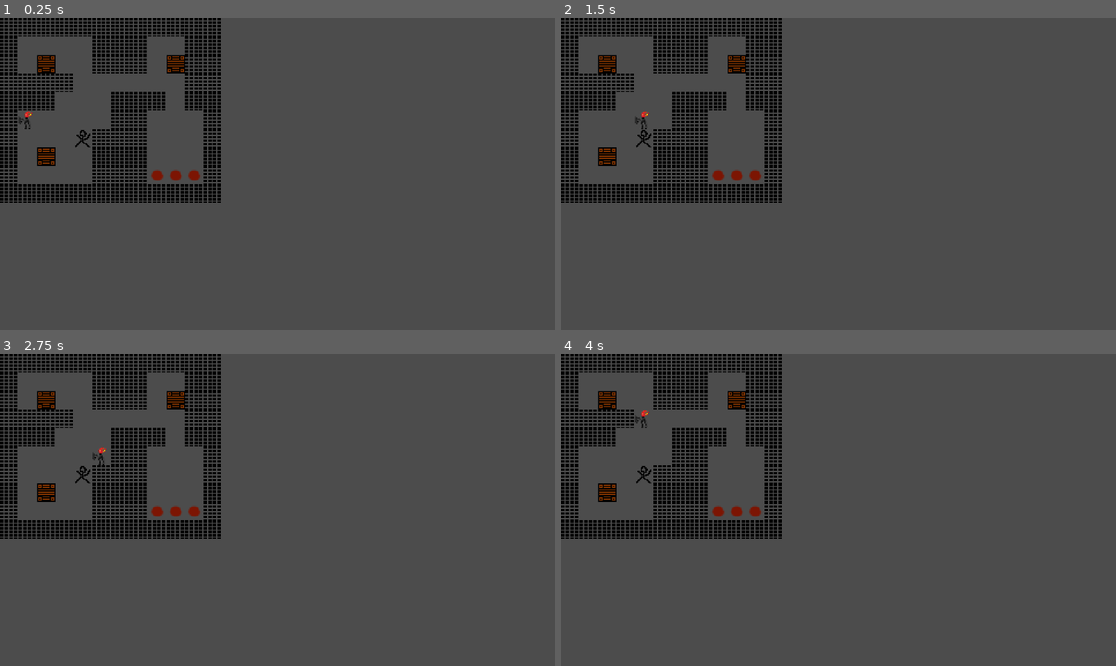
Above: before the commit, frames 1-4 (two rows, left to right).
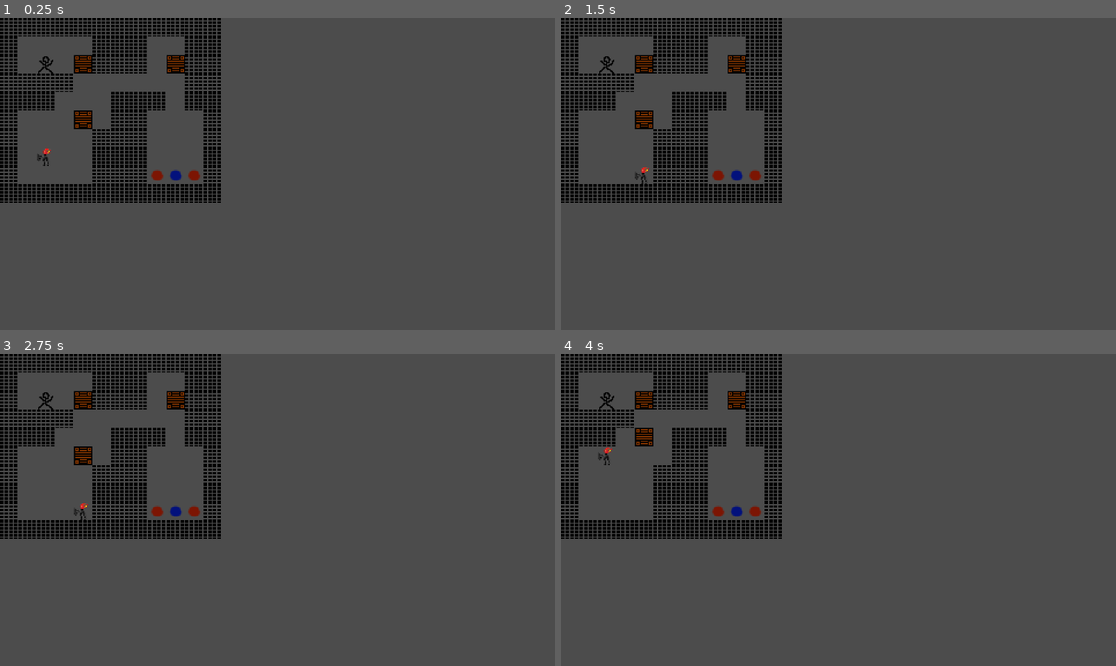
Above: after the commit, the same moments.

Repository: PPP-Club/BoxSchieben
Game: Godot game, scene res://scenen/Level.tscn
Same seed, same stepped clock (60 frames per second), same inputs: the game is played once before the commit and once after it.
Inputs:
- Up to frame 1 (0.25 s): no input
- Up to frame 2 (1.5 s): tap Enter at 0.5 s; hold D 0.53-1.28 s; tap Space at 1.25 s; hold S from 1.28 s (still down)
- Up to frame 3 (2.75 s): tap Enter at 2 s; release S at 2.03 s; hold D from 2.03 s (still down)
- Up to frame 4 (4 s): tap Space at 2.75 s; release D at 2.78 s; hold W 2.78-3.53 s; tap Enter at 3.5 s; hold A from 3.53 s (still down)

The runs differ from the first frame. In frame 1, 1.0% of the frame differs, in the area x 3-33%, y 11-53%; in frame 2, 1.0%; in frame 3, 1.0%; in frame 4, 1.0%, in the area x 6-33%, y 11-53%.

Commit message:
making player script great again

Diff:
--- a/scenen/Level.tscn
+++ b/scenen/Level.tscn
@@ -23,13 +23,9 @@
 format = 1
 
 [node name="Label" type="Label" parent="."]
-margin_left = 862.0
-margin_top = 662.0
-margin_right = 961.0
-margin_bottom = 693.0
-rect_min_size = Vector2( 1, 1 )
-rect_scale = Vector2( 10, 10 )
-autowrap = true
+margin_right = 480.0
+margin_bottom = 270.0
+rect_scale = Vector2( 4, 4 )
 __meta__ = {
 "_edit_use_anchors_": false
 }
--- a/scripts/Player.gd
+++ b/scripts/Player.gd
@@ -10,18 +10,19 @@
 
 const airChar := -1
 const boxChar := 1
-const finishChar := 2
+const finishCharBlue := 4
+const finishCharRed := 2
 
 const map :=   ['X', 'X', 'X', 'X', 'X', 'X', 'X', 'X', 'X', 'X', 'X', 'X',
 				'X', ' ', ' ', ' ', ' ', 'X', 'X', 'X', ' ', ' ', 'X', 'X',
-				'X', ' ', 'B', ' ', ' ', 'X', 'X', 'X', ' ', 'B', 'X', 'X',
+				'X', ' ', '1', ' ', 'B', 'X', 'X', 'X', ' ', 'B', 'X', 'X',
 				'X', 'X', 'X', 'X', ' ', ' ', ' ', ' ', ' ', ' ', 'X', 'X',
 				'X', 'X', 'X', ' ', ' ', ' ', 'X', 'X', 'X', ' ', 'X', 'X',
-				'X', '2', ' ', ' ', ' ', ' ', 'X', 'X', ' ', ' ', ' ', 'X',
-				'X', ' ', ' ', ' ', '1', 'X', 'X', 'X', ' ', ' ', ' ', 'X',
-				'X', ' ', 'B', ' ', ' ', 'X', 'X', 'X', ' ', ' ', ' ', 'X',
-				'X', ' ', ' ', ' ', ' ', 'X', 'X', 'X', 'F', 'F', 'F', 'X',
-				'X', 'X', 'X', 'X', 'X', 'X', 'X', 'X', 'X', 'X', 'X', 'X', ]
+				'X', ' ', ' ', ' ', 'B', ' ', 'X', 'X', ' ', ' ', ' ', 'X',
+				'X', ' ', ' ', ' ', ' ', 'X', 'X', 'X', ' ', ' ', ' ', 'X',
+				'X', ' ', '2', ' ', ' ', 'X', 'X', 'X', ' ', ' ', ' ', 'X',
+				'X', ' ', ' ', ' ', ' ', 'X', 'X', 'X', 'F', 'G', 'F', 'X',
+				'X', 'X', 'X', 'X', 'X', 'X', 'X', 'X', 'X', 'X', 'X', 'X']
 
 func _ready():
 	playerTilemap = $mainTileMap
@@ -31,9 +32,7 @@
 	mapgenerator.genMap(map, 12, essTilemap, playerTilemap)
 
 func _process(delta):
-	var finishPoints = essTilemap.get_used_cells_by_id(finishChar);
-	if(!finishPoints):
-		output.text = "You Won!";
+	pass
 
 # warning-ignore:unused_argument
 func _input(event):
@@ -63,9 +62,16 @@
 	elif Input.is_key_pressed(KEY_RIGHT):
 		newPlayerPos = [oldPlayerPosWater[0] + 1, oldPlayerPosWater[1], waterChar]
 
+	if newPlayerPos.size() == 0: return
+
+	var playerPosInEss = essTilemap.get_cell(newPlayerPos[0], newPlayerPos[1])
+	var playerPosInMain = playerTilemap.get_cell(newPlayerPos[0], newPlayerPos[1])
+
+	var isAir = playerPosInMain == airChar && playerPosInEss == airChar
+	var isFinish = playerPosInEss == finishCharRed || playerPosInEss == finishCharBlue
+
 	# MOVE PLAYER #
-	if newPlayerPos.size() != 0 && (playerTilemap.get_cell(newPlayerPos[0], newPlayerPos[1]) == airChar && essTilemap.get_cell(newPlayerPos[0], newPlayerPos[1]) == airChar || (essTilemap.get_cell(newPlayerPos[0], newPlayerPos[1]) == finishChar && playerTilemap.get_cell(newPlayerPos[0], newPlayerPos[1]) != boxChar)):
-		print("MOVE PLAYER")
+	if isAir || isFinish && playerPosInMain != boxChar:
 		playerTilemap.set_cell(newPlayerPos[0], newPlayerPos[1], newPlayerPos[2])
 
 		if newPlayerPos[2] == fireChar:
@@ -77,7 +83,6 @@
 
 	# NEW POS IS BOX => MOVE BOX AND PLAYER #
 	elif newPlayerPos.size() != 0 && playerTilemap.get_cell(newPlayerPos[0], newPlayerPos[1]) == boxChar:
-		print("MOVE BOX")
 		var oldBoxPos = newPlayerPos;
 		var newBoxPos;
 
@@ -99,3 +104,22 @@
 				playerTilemap.set_cell(oldPlayerPosWater[0], oldPlayerPosWater[1], airChar)
 			else:
 				print("ERROR: Couldn't remove old Player")
+		output.text = ""
+		if(checkWinSituation()):
+			output.text = "You won... I think"
+
+func checkWinSituation() -> bool:
+	var boxPos = playerTilemap.get_used_cells_by_id(boxChar)
+	var boxCount = boxPos.size()
+	var pointPosRed = essTilemap.get_used_cells_by_id(finishCharRed)
+	var pointPosBlue = essTilemap.get_used_cells_by_id(finishCharBlue)
+	var pointPos = pointPosRed + pointPosBlue
+	var result = false
+	var counter = 0
+
+	for pos in pointPos:
+		if boxPos.find(pos) != -1:
+			counter += 1
+		if counter == boxCount:
+			return true
+	return false
